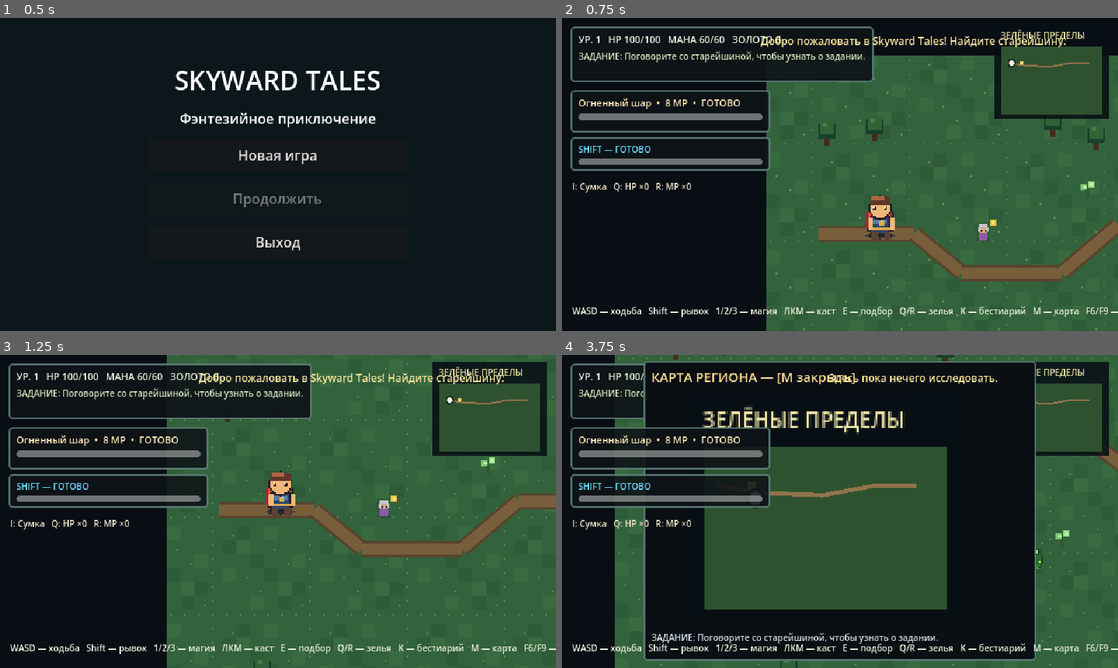
Above: before the commit, frames 1-4 (two rows, left to right).
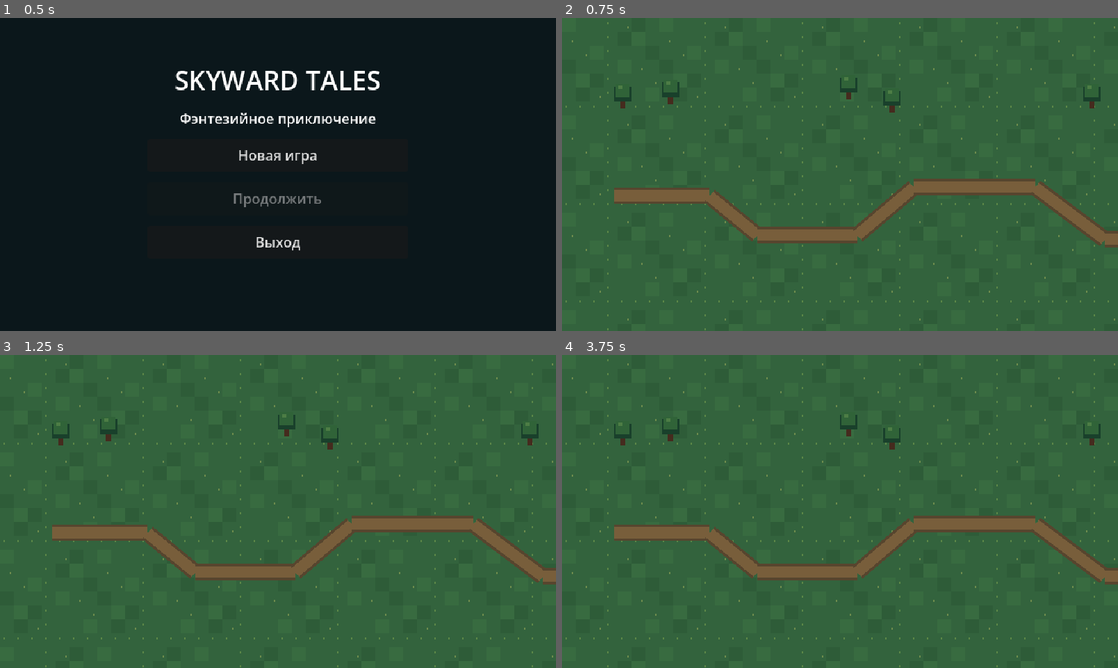
Above: after the commit, the same moments.

Repository: DoctorStrangeSH/Skyward-Tales
Game: Godot game, scene res://scenes/title_menu.tscn
The game is run twice, just before and just after one commit, with the same random seed, the same clock (stepped at 60 frames per second) and the same inputs.
Inputs (mouse positions are in pixels of both pictures, inside the frame that each line leads up to):
- Up to frame 1 (0.5 s): no input
- Up to frame 2 (0.75 s): click "Новая игра" at 0.5 s
- Up to frame 3 (1.25 s): no input
- Up to frame 4 (3.75 s): tap Enter at 1.25 s; move the mouse to (962, 495) at 1.27 s; press the mouse at (962, 495) at 1.28 s; hold D (move_right) 1.28-2.03 s; move the mouse to (728, 527) at 2.02 s; release the mouse at (728, 527) at 2.03 s; hold S (move_down) 2.03-2.78 s; click (728, 527) at 2.1 s; move the mouse to (895, 442) at 2.77 s; hold D (move_right) 2.78-3.53 s; hold E (interact) 2.78-3.53 s; click (895, 442) at 3.05 s; move the mouse to (812, 574) at 3.52 s; hold W (move_up) from 3.53 s (still down); tap M at 3.6 s

Frame 1 is identical in both runs. In frame 2, 54% of the frame differs, in the area x 0-100%, y 0-100%; in frame 3, 48%; in frame 4, 68%.
Error after the commit: Parse Error: Unexpected "for" in class body. (res://scripts/main.gd:694)

Commit message:
feat: add data-driven gear and elemental relic equipment

Diff:
--- /dev/null
+++ b/data/equipment.json
@@ -0,0 +1,49 @@
+{
+  "items": {
+    "apprentice_staff": {
+      "name": "Посох ученика",
+      "description": "+5 урона всем заклинаниям",
+      "slot": "weapon",
+      "rarity": "common",
+      "spell_bonus": {"*": 5}
+    },
+    "leather_armor": {
+      "name": "Кожаная броня",
+      "description": "Снижает входящий урон на 4",
+      "slot": "armor",
+      "rarity": "common",
+      "armor": 4
+    },
+    "mana_amulet": {
+      "name": "Амулет маны",
+      "description": "+20 к максимальному запасу маны",
+      "slot": "amulet",
+      "rarity": "uncommon",
+      "max_mana": 20
+    },
+    "pyromancer_core": {
+      "name": "Сердце пироманта",
+      "description": "+4 урона огненному шару и +1 урону каждого тика горения",
+      "slot": "relic",
+      "rarity": "rare",
+      "spell_bonus": {"fireball": 4},
+      "burn_damage_bonus": 1
+    },
+    "frost_heart": {
+      "name": "Сердце ледника",
+      "description": "+4 урона ледяной стреле и +0,75 секунды замедления",
+      "slot": "relic",
+      "rarity": "rare",
+      "spell_bonus": {"frostbolt": 4},
+      "slow_duration_bonus": 0.75
+    },
+    "storm_eye": {
+      "name": "Око бури",
+      "description": "+4 урона цепной молнии и +1 дополнительный прыжок",
+      "slot": "relic",
+      "rarity": "rare",
+      "spell_bonus": {"chain_lightning": 4},
+      "chain_targets_bonus": 1
+    }
+  }
+}
--- a/scripts/hud.gd
+++ b/scripts/hud.gd
@@ -320,29 +320,33 @@
 	for child in equipment_list.get_children():
 		equipment_list.remove_child(child)
 		child.queue_free()
-	var slots: Dictionary = {"weapon": "Оружие", "armor": "Броня", "amulet": "Амулет"}
-	var gear_names: Dictionary = {"apprentice_staff": "Посох ученика", "leather_armor": "Кожаная броня", "mana_amulet": "Амулет маны", "ancient_relic": "Древний артефакт", "starlight_essence": "Звёздная эссенция"}
-	for slot in ["weapon", "armor", "amulet"]:
+	var slots: Dictionary = {"weapon": "Оружие", "armor": "Броня", "amulet": "Амулет", "relic": "Реликвия"}
+	for slot in ["weapon", "armor", "amulet", "relic"]:
 		var equipped_item: String = str(player.equipment.get(slot, ""))
 		var slot_button := Button.new()
-		slot_button.text = "%s: %s" % [slots[slot], gear_names.get(equipped_item, "Пусто")]
+		slot_button.text = "%s: %s" % [slots[slot], player.get_item_name(equipped_item) if not equipped_item.is_empty() else "Пусто"]
 		slot_button.disabled = equipped_item.is_empty()
 		slot_button.pressed.connect(func() -> void: inventory_unequip_requested.emit(slot))
 		equipment_list.add_child(slot_button)
-	var order: Array[String] = ["health_potion", "mana_potion", "apprentice_staff", "leather_armor", "mana_amulet", "ancient_relic", "starlight_essence"]
-	var names: Dictionary = {"health_potion": "Зелье здоровья", "mana_potion": "Зелье маны", "apprentice_staff": "Посох ученика", "leather_armor": "Кожаная броня", "mana_amulet": "Амулет маны", "ancient_relic": "Древний артефакт"}
-	var descriptions: Dictionary = {"health_potion": "+35 HP", "mana_potion": "+25 MP", "apprentice_staff": "+5 урона магией", "leather_armor": "-4 получаемого урона", "mana_amulet": "+20 макс. маны", "ancient_relic": "Трофей победы над х …(68 unchanged characters)…
+	var order: Array[String] = ["health_potion", "mana_potion", "apprentice_staff", "leather_armor", "mana_amulet", "pyromancer_core", "frost_heart", "storm_eye", "ancient_relic", "starlight_essence"]
+	var fallback_names: Dictionary = {"health_potion": "Зелье здоровья", "mana_potion": "Зелье маны", "ancient_relic": "Древний артефакт", "starlight_essence": "Звёздная эссенция"}
+	var fallback_descriptions: Dictionary = {"health_potion": "+35 HP", "mana_potion": "+25 MP", "ancient_relic": "Трофей победы над х …(68 unchanged characters)…
+	var rarity_names: Dictionary = {"common": "ОБЫЧНЫЙ", "uncommon": "НЕОБЫЧНЫЙ", "rare": "РЕДКИЙ"}
 	for item_id in order:
 		var count: int = int(player.inventory.get(item_id, 0))
 		var button := Button.new()
 		button.mouse_filter = Control.MOUSE_FILTER_STOP
 		var equipped: bool = item_id in player.equipment.values()
-		button.text = "%s ×%d — %s%s" % [names[item_id], count, descriptions[item_id], " [НАДЕТО]" if equipped else ""]
-		button.tooltip_text = "Нажмите, чтобы использовать."
+		var definition: Dictionary = player.get_item_definition(item_id)
+		var item_name: String = str(fallback_names.get(item_id, player.get_item_name(item_id)))
+		var description: String = str(fallback_descriptions.get(item_id, player.get_item_description(item_id)))
+		var rarity: String = str(definition.get("rarity", ""))
+		var rarity_label: String = " • " + str(rarity_names.get(rarity, rarity)).to_lower() if not rarity.is_empty() else ""
+		button.text = "%s ×%d — %s%s%s" % [item_name, count, description, rarity_label, " [НАДЕТО]" if equipped else ""]
+		button.tooltip_text = "Нажмите, чтобы экипировать или использовать."
 		button.disabled = count <= 0 or item_id == "ancient_relic"
 		button.pressed.connect(func() -> void: inventory_use_requested.emit(item_id))
 		inventory_list.add_child(button)
-
 func update_status(player: PlayerCharacter, quests: QuestManager) -> void:
 	status_label.text = "УР. %d   HP %d/%d   МАНА %d/%d   ЗОЛОТО %d" % [
 		player.level, player.health, player.max_health, player.mana, player.max_mana, player.gold
--- a/scripts/main.gd
+++ b/scripts/main.gd
@@ -279,7 +279,7 @@
 
 func _on_chest_bonus(item_id: String, rarity: String) -> void:
 	player.add_item(item_id)
-	var names: Dictionary = {"health_potion": "Зелье здоровья", "mana_amulet": "Амулет маны", "starlight_essence": "Звёздная эссенция"}
+	var names: Dictionary = {"health_potion": "Зелье здоровья", "mana_amulet": "Амулет маны", "starlight_essence": "Звёздная эссенция", "pyromancer_core": "Сердце пироманта", "frost_heart": "Сердце ледника", "storm_eye": "Око бури"}
 	var rarities: Dictionary = {"common": "ОБЫЧНАЯ", "uncommon": "НЕОБЫЧНАЯ", "rare": "РЕДКАЯ"}
 	hud.show_message("%s НАХОДКА: %s!" % [str(rarities.get(rarity, rarity)), str(names.get(item_id, item_id))], 3.0)
 
@@ -459,7 +459,7 @@
 		hud.show_message("Экипировка снята.", 1.5)
 
 func _on_inventory_use(item_id: String) -> void:
-	if item_id in ["apprentice_staff", "leather_armor", "mana_amulet"] :
+	if item_id in ["apprentice_staff", "leather_armor", "mana_amulet", "pyromancer_core", "frost_heart", "storm_eye"] :
 		if player.equip_item(item_id):
 			hud.show_message("Предмет экипирован!", 1.5)
 		else:
@@ -552,9 +552,9 @@
 		return
 	bolt.speed = float(spell.get("projectile_speed", 255))
 	bolt.setup(direction, spell_damage)
-	bolt.configure_effect(selected_spell_id, float(spell.get("slow_multiplier", 1.0)), float(spell.get("slow_duration", 0.0)))
-	bolt.configure_burning(int(spell.get("burn_damage", 0)), float(spell.get("burn_duration", 0.0)))
-	bolt.chain_targets = int(spell.get("chain_targets", 0))
+	bolt.configure_effect(selected_spell_id, float(spell.get("slow_multiplier", 1.0)), float(spell.get("slow_duration", 0.0)) + player.get_slow_duration_bonus())
+	bolt.configure_burning(int(spell.get("burn_damage", 0)) + player.get_burn_damage_bonus(), float(spell.get("burn_duration", 0.0)))
+	bolt.chain_targets = int(spell.get("chain_targets", 0)) + player.get_chain_targets_bonus()
 	bolt.chain_radius = float(spell.get("chain_radius", 0.0))
 	bolt.chain_damage_factor = float(spell.get("chain_damage_factor", 0.65))
 	add_child(bolt)
@@ -690,7 +690,11 @@
 	player.health = clampi(int(character.get("health", player.max_health)), 1, player.max_health)
 	player.mana = clampi(int(character.get("mana", player.max_mana)), 0, player.max_mana)
 	player.inventory = character["inventory"].duplicate(true)
-	player.equipment = character["equipment"].duplicate(true)
+	player.equipment = {"weapon": "", "armor": "", "amulet": "", "relic": ""}
+for slot in player.equipment.keys():
+	var saved_item: String = str(character["equipment"].get(slot, ""))
+	if not saved_item.is_empty() and player._slot_for_item(saved_item) == str(slot):
+		player.equipment[slot] = saved_item
 	player.talents = character.get("talents", {}).duplicate(true)
 	player.starlight_essence_used = maxi(0, int(character.get("starlight_essence_used", 0)))
 	pending_level_choices.clear()
--- a/scripts/player.gd
+++ b/scripts/player.gd
@@ -7,6 +7,7 @@
 
 const DIRECTIONAL_SPRITE_SCRIPT := preload("res://scripts/directional_sprite.gd")
 const HERO_SHEET := "res://assets/sprites/characters/hero_8dir_walk.png"
+const EQUIPMENT_DATA_PATH := "res://data/equipment.json"
 
 @export var move_speed: float = 92.0
 @export var max_health: int = 100
@@ -28,11 +29,13 @@
 var dodge_cooldown_left: float = 0.0
 var dodge_direction: Vector2 = Vector2.DOWN
 var inventory: Dictionary = {}
-var equipment: Dictionary = {"weapon": "", "armor": "", "amulet": ""}
+var equipment: Dictionary = {"weapon": "", "armor": "", "amulet": "", "relic": ""}
 var talents: Dictionary = {}
 var starlight_essence_used: int = 0
+var equipment_definitions: Dictionary = {}
 
 func _ready() -> void:
+	_load_equipment_definitions()
 	add_to_group("player")
 	health = max_health
 	mana = max_mana
@@ -116,17 +119,64 @@
 	gold += amount
 	stats_changed.emit()
 
+func _load_equipment_definitions() -> void:
+	var file := FileAccess.open(EQUIPMENT_DATA_PATH, FileAccess.READ)
+	if file == null:
+		push_error("Не удалось открыть каталог экипировки: " + EQUIPMENT_DATA_PATH)
+		return
+	var parsed: Variant = JSON.parse_string(file.get_as_text())
+	if parsed is Dictionary and parsed.get("items", {}) is Dictionary:
+		equipment_definitions = parsed["items"].duplicate(true)
+	else:
+		push_error("Некорректный каталог экипировки: " + EQUIPMENT_DATA_PATH)
+
+func get_item_definition(item_id: String) -> Dictionary:
+	var definition: Variant = equipment_definitions.get(item_id, {})
+	return definition if definition is Dictionary else {}
+
+func get_item_name(item_id: String) -> String:
+	return str(get_item_definition(item_id).get("name", item_id))
+
+func get_item_description(item_id: String) -> String:
+	return str(get_item_definition(item_id).get("description", ""))
+
+func _equipment_stat(item_id: String, stat: String) -> int:
+	return int(get_item_definition(item_id).get(stat, 0))
+
+func _equipped_stat(stat: String) -> int:
+	var total: int = 0
+	for item_id in equipment.values():
+		total += _equipment_stat(str(item_id), stat)
+	return total
+
 func get_armor() -> int:
-	return 4 if equipment.get("armor", "") == "leather_armor" else 0
+	return _equipped_stat("armor")
 
 func get_spell_bonus(spell_id: String = "") -> int:
-	var bonus: int = 5 if equipment.get("weapon", "") == "apprentice_staff" else 0
+	var bonus: int = 0
+	for item_id in equipment.values():
+		var spell_bonuses: Variant = get_item_definition(str(item_id)).get("spell_bonus", {})
+		if spell_bonuses is Dictionary:
+			bonus += int(spell_bonuses.get("*", 0))
+			bonus += int(spell_bonuses.get(spell_id, 0))
 	bonus += int(talents.get("arcane_power", 0)) * 3
 	if spell_id == "frostbolt":
 		bonus += int(talents.get("frost_lore", 0)) * 3
 	elif spell_id == "chain_lightning":
 		bonus += int(talents.get("storm_focus", 0)) * 3
 	return bonus
+
+func get_burn_damage_bonus() -> int:
+	return _equipped_stat("burn_damage_bonus")
+
+func get_slow_duration_bonus() -> float:
+	var total: float = 0.0
+	for item_id in equipment.values():
+		total += float(get_item_definition(str(item_id)).get("slow_duration_bonus", 0.0))
+	return total
+
+func get_chain_targets_bonus() -> int:
+	return _equipped_stat("chain_targets_bonus")
 
 func get_cooldown_multiplier() -> float:
 	return maxf(0.70, pow(0.92, float(talents.get("swift_cast", 0))))
@@ -151,35 +201,24 @@
 	return true
 
 func _slot_for_item(item_id: String) -> String:
-	match item_id:
-		"apprentice_staff":
-			return "weapon"
-		"leather_armor":
-			return "armor"
-		"mana_amulet":
-			return "amulet"
-	return ""
+	return str(get_item_definition(item_id).get("slot", ""))
 
 func equip_item(item_id: String) -> bool:
 	var slot: String = _slot_for_item(item_id)
-	if slot.is_empty() or int(inventory.get(item_id, 0)) <= 0:
+	if slot.is_empty() or not equipment.has(slot) or int(inventory.get(item_id, 0)) <= 0:
 		return false
 	if str(equipment.get(slot, "")) == item_id:
 		return false
 	var previous: String = str(equipment.get(slot, ""))
-	# Remove old equipment bonuses before installing replacement.
-	if slot == "amulet" and previous == "mana_amulet":
-		max_mana -= 20
-		mana = mini(mana, max_mana)
+	var mana_delta: int = _equipment_stat(item_id, "max_mana") - _equipment_stat(previous, "max_mana")
 	inventory[item_id] = int(inventory[item_id]) - 1
 	if int(inventory[item_id]) <= 0:
 		inventory.erase(item_id)
 	if not previous.is_empty():
 		inventory[previous] = int(inventory.get(previous, 0)) + 1
 	equipment[slot] = item_id
-	if slot == "amulet" and item_id == "mana_amulet":
-		max_mana += 20
-		mana = mini(max_mana, mana + 20)
+	max_mana = maxi(1, max_mana + mana_delta)
+	mana = clampi(mana + maxi(0, mana_delta), 0, max_mana)
 	stats_changed.emit()
 	return true
 
@@ -189,14 +228,13 @@
 	var item_id: String = str(equipment[slot])
 	if item_id.is_empty():
 		return false
-	if slot == "amulet" and item_id == "mana_amulet":
-		max_mana -= 20
-		mana = mini(mana, max_mana)
 	equipment[slot] = ""
+	var mana_delta: int = _equipment_stat(item_id, "max_mana")
+	max_mana = maxi(1, max_mana - mana_delta)
+	mana = mini(mana, max_mana)
 	inventory[item_id] = int(inventory.get(item_id, 0)) + 1
 	stats_changed.emit()
 	return true
-
 func add_item(item_id: String, amount: int = 1) -> void:
 	if amount <= 0:
 		return
--- a/scripts/treasure_chest.gd
+++ b/scripts/treasure_chest.gd
@@ -27,13 +27,20 @@
 	remove_from_group("interactables")
 
 static func roll_bonus(chance: float) -> Dictionary:
-	# One extra reward: 65% common, 28% uncommon, 7% rare.
+	# 65% common, 28% uncommon, 7% rare; rare tier is split between four finds.
 	var value: float = clampf(chance, 0.0, 0.999999)
 	if value < 0.65:
 		return {"item": "health_potion", "rarity": "common"}
 	if value < 0.93:
 		return {"item": "mana_amulet", "rarity": "uncommon"}
-	return {"item": "starlight_essence", "rarity": "rare"}
+	var rare_roll: float = (value - 0.93) / 0.07
+	if rare_roll < 0.25:
+		return {"item": "starlight_essence", "rarity": "rare"}
+	if rare_roll < 0.50:
+		return {"item": "pyromancer_core", "rarity": "rare"}
+	if rare_roll < 0.75:
+		return {"item": "frost_heart", "rarity": "rare"}
+	return {"item": "storm_eye", "rarity": "rare"}
 
 func _draw() -> void:
 	var wood := Color(0.34, 0.22, 0.13) if is_opened else Color(0.44, 0.27, 0.14)
--- a/tests/equipment.gd
+++ b/tests/equipment.gd
@@ -42,5 +42,67 @@
 		push_error("EQUIPMENT TEST FAILED: spell damage bonus")
 		quit(1)
 		return
-	print("EQUIPMENT TEST OK: gear bonuses, spell damage and duplicate guards")
+	hero.add_item("pyromancer_core")
+	if not hero.equip_item("pyromancer_core") or hero.get_spell_bonus("fireball") != 9 or hero.get_burn_damage_bonus() != 1:
+		push_error("EQUIPMENT TEST FAILED: pyromancer relic bonuses")
+		quit(1)
+		return
+	game.cast_cooldown_remaining = 0.0
+	game._cast_spell()
+	bolt = null
+	for node in game.get_children():
+		if node is MagicBolt:
+			bolt = node
+	if bolt == null or bolt.damage != 27 or bolt.burn_damage != 4:
+		push_error("EQUIPMENT TEST FAILED: pyromancer spell modifiers")
+		quit(1)
+		return
+	hero.add_item("frost_heart")
+	if not hero.equip_item("frost_heart") or hero.get_spell_bonus("frostbolt") != 9 or absf(hero.get_slow_duration_bonus() - 0.75) > 0.001:
+		push_error("EQUIPMENT TEST FAILED: frost relic bonuses or same-slot replacement")
+		quit(1)
+		return
+	game.select_spell("frostbolt")
+	game.cast_cooldown_remaining = 0.0
+	game._cast_spell()
+	var frost_bolt: MagicBolt = null
+	for node in game.get_children():
+		if node is MagicBolt and node.spell_id == "frostbolt":
+			frost_bolt = node
+	if frost_bolt == null or absf(frost_bolt.slow_duration - 3.25) > 0.001:
+		push_error("EQUIPMENT TEST FAILED: frost slow duration applied to projectile")
+		quit(1)
+		return
+	if int(hero.inventory.get("pyromancer_core", 0)) != 1:
+		push_error("EQUIPMENT TEST FAILED: previous relic not returned")
+		quit(1)
+		return
+	hero.add_item("storm_eye")
+	if not hero.equip_item("storm_eye") or hero.get_spell_bonus("chain_lightning") != 9 or hero.get_chain_targets_bonus() != 1:
+		push_error("EQUIPMENT TEST FAILED: storm relic bonuses")
+		quit(1)
+		return
+	game.select_spell("chain_lightning")
+	game.cast_cooldown_remaining = 0.0
+	game._cast_spell()
+	var storm_bolt: MagicBolt = null
+	for node in game.get_children():
+		if node is MagicBolt and node.spell_id == "chain_lightning":
+			storm_bolt = node
+	if storm_bolt == null or storm_bolt.chain_targets != 3:
+		push_error("EQUIPMENT TEST FAILED: storm chain target applied to projectile")
+		quit(1)
+		return
+	var snapshot: Dictionary = game.make_save_snapshot()
+	if not game.restore_save_snapshot(snapshot) or hero.equipment.get("relic", "") != "storm_eye" or hero.get_chain_targets_bonus() != 1:
+		push_error("EQUIPMENT TEST FAILED: relic save/load")
+		quit(1)
+		return
+	var old_save: Dictionary = game.make_save_snapshot()
+	old_save["player"]["equipment"].erase("relic")
+	if not game.restore_save_snapshot(old_save) or hero.equipment.get("relic", "missing") != "":
+		push_error("EQUIPMENT TEST FAILED: old save compatibility")
+		quit(1)
+		return
+	print("EQUIPMENT TEST OK: data-driven gear, elemental relics, replacement and persistence")
 	quit(0)
--- a/tests/equipment_unequip.gd
+++ b/tests/equipment_unequip.gd
@@ -35,7 +35,7 @@
 	if not _verify(game.hud.inventory_list != null, "inventory not ready"):
 		return
 	game.hud.toggle_inventory(hero)
-	if not _verify(game.hud.equipment_list.get_child_count() == 3, "equipment slots missing"):
+	if not _verify(game.hud.equipment_list.get_child_count() == 4, "equipment slots missing"):
 		return
 	game._on_inventory_unequip("weapon")
 	if not _verify(hero.get_spell_bonus() == 0 and int(hero.inventory.get("apprentice_staff", 0)) == 1, "staff unequip"):
@@ -43,5 +43,10 @@
 	game._on_inventory_unequip("armor")
 	if not _verify(hero.get_armor() == 0, "armor unequip"):
 		return
-	print("UNEQUIP TEST OK: repeated amulet, max mana clamp, equipment slots")
+	hero.add_item("pyromancer_core")
+	if not _verify(hero.equip_item("pyromancer_core") and hero.get_burn_damage_bonus() == 1, "relic equip"):
+		return
+	if not _verify(hero.unequip_slot("relic") and hero.get_burn_damage_bonus() == 0 and int(hero.inventory.get("pyromancer_core", 0)) == 1, "relic unequip"):
+		return
+	print("UNEQUIP TEST OK: repeat amulet, max mana clamp, weapon/armor/relic slots")
 	quit(0)
--- a/tests/loot_rarity.gd
+++ b/tests/loot_rarity.gd
@@ -7,6 +7,10 @@
 	var chest_script: GDScript = load("res://scripts/treasure_chest.gd")
 	if chest_script.roll_bonus(0.10)["rarity"] != "common" or chest_script.roll_bonus(0.70)["rarity"] != "uncommon" or chest_script.roll_bonus(0.99)["rarity"] != "rare":
 		push_error("RARITY TEST: reward thresholds")
+		quit(1)
+		return
+	if chest_script.roll_bonus(0.94)["item"] != "starlight_essence" or chest_script.roll_bonus(0.95)["item"] != "pyromancer_core" or chest_script.roll_bonus(0.97)["item"] != "frost_heart" or chest_script.roll_bonus(0.99)["item"] != "storm_eye":
+		push_error("RARITY TEST: rare item pool")
 		quit(1)
 		return
 	var game: Node2D = load("res://scenes/main.tscn").instantiate()
@@ -23,7 +27,7 @@
 		return
 	chest.rng.seed = 1234
 	chest.interact()
-	var bonus_count: int = int(game.player.inventory.get("healt …(82 unchanged characters)… r.inventory.get("starlight_essence", 0))
+	var bonus_count: int = int(game.player.inventory.get("healt …(82 unchanged characters)… r.inventory.get("starlight_essence", 0)) + int(game.player.inventory.get("pyromancer_core", 0)) + int(game.player.inventory.get("frost_heart", 0)) + int(game.player.inventory.get("storm_eye", 0))
 	if bonus_count != 3:
 		push_error("RARITY TEST: base loot and bonus not delivered")
 		quit(1)
--- a/tests/save_load.gd
+++ b/tests/save_load.gd
@@ -17,6 +17,8 @@
 	game.save_path = "user://skyward_tales_ci_save.json"
 	game.player.add_item("mana_amulet")
 	game.player.equip_item("mana_amulet")
+	game.player.add_item("storm_eye")
+	game.player.equip_item("storm_eye")
 	game.player.add_item("health_potion", 3)
 	game.player.health = 47
 	game.player.mana = 31
@@ -45,7 +47,7 @@
 		return
 	if not _require(hero.gold == 77 and int(hero.inventory.get("health_potion", 0)) == 3, "items and gold failed"):
 		return
-	if not _require(hero.equipment.get("amulet", "") == "mana_amulet", "equipped amulet failed"):
+	if not _require(hero.equipment.get("amulet", "") == "mana_amulet" and hero.equipment.get("relic", "") == "storm_eye" and hero.get_chain_targets_bonus() == 1, "equipped amulet failed"):
 		return
 	if not _require(hero.global_position.distance_to(Vector2(330,260)) < 0.01, "position failed"):
 		return
Not shown, changed: docs/AI_HANDOFF.md
Not shown, changed: docs/ROADMAP.md
